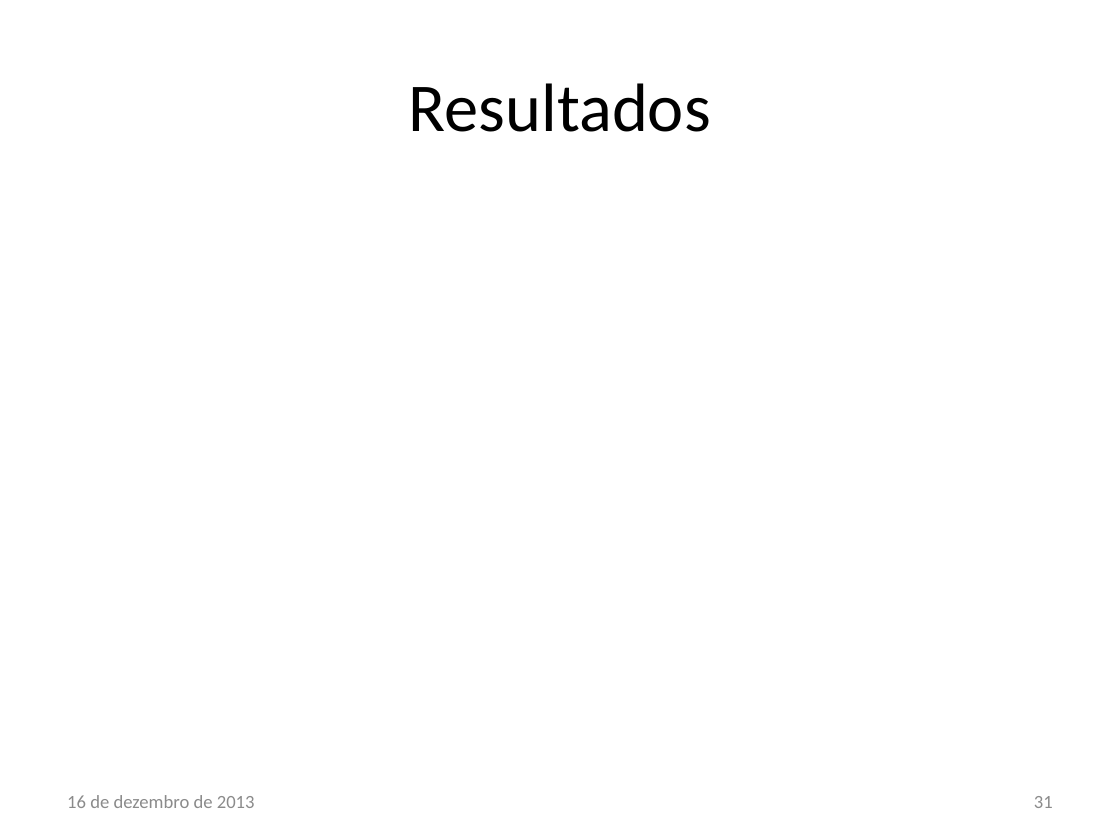
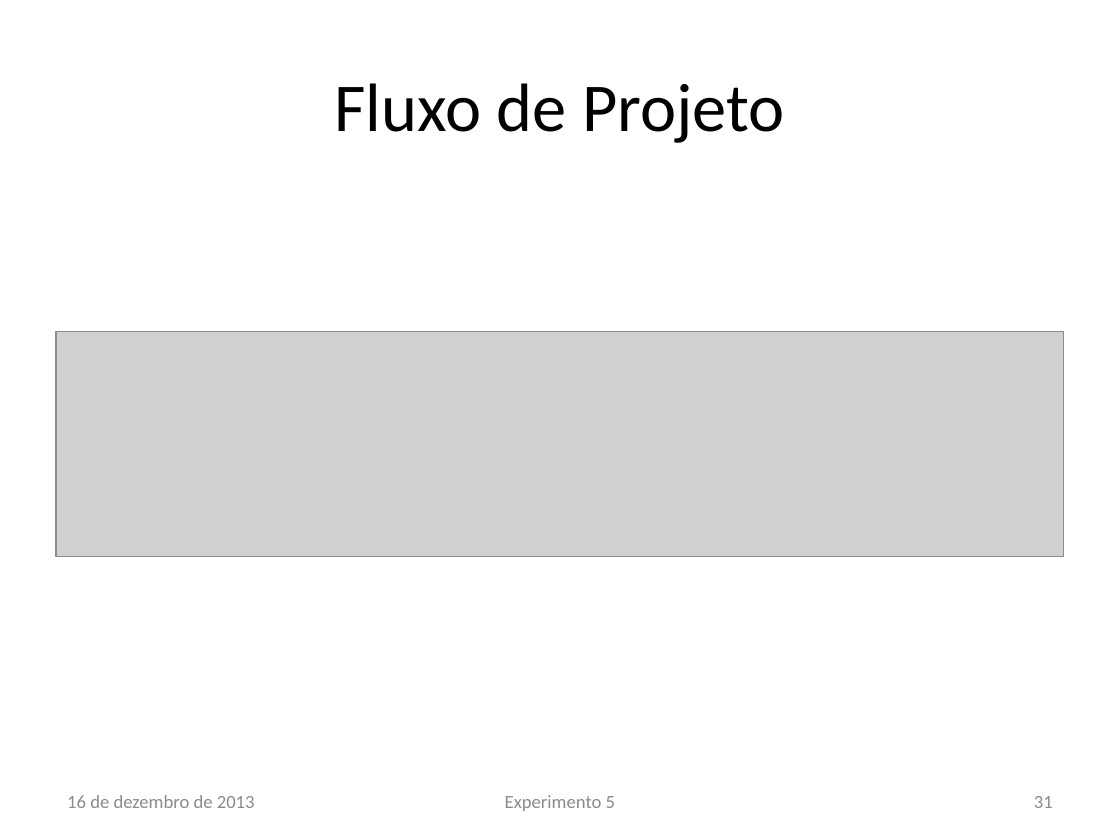
Before and after one commit to lsoliveira459/tg2, a slide deck: slide 31 of Apresentação/Estudo e Implementação de Reconfiguração Dinâmica.pptx. Drawn at 1120x840 pixels with LibreOffice and Linux fonts; fonts in the diff are those of the drawing; grey boxes stand for pictures; background and template pictures are left out. Boxes give left, top, right and bottom in pixels: in the first picture for what was removed or moved away, otherwise in the second. Text is boxed around its words. In the diff, an @@ line names an element or a change of style, - is before the commit and + after.

```diff
--- a/Apresentação/Estudo e Implementação de Reconfiguração Dinâmica.pptx
+++ b/Apresentação/Estudo e Implementação de Reconfiguração Dinâmica.pptx
@@ title at [335,83,785,143]: text changed @@
-Resultados
+Fluxo de Projeto
@@ picture added at [56,332,1064,557] @@
@@ text added at [505,795,615,811], 12 pt, text #8C8C8C @@
+Experimento 5
```
Also in this commit, not shown: 10 other slides changed, 2 slides added, 4 other files.
